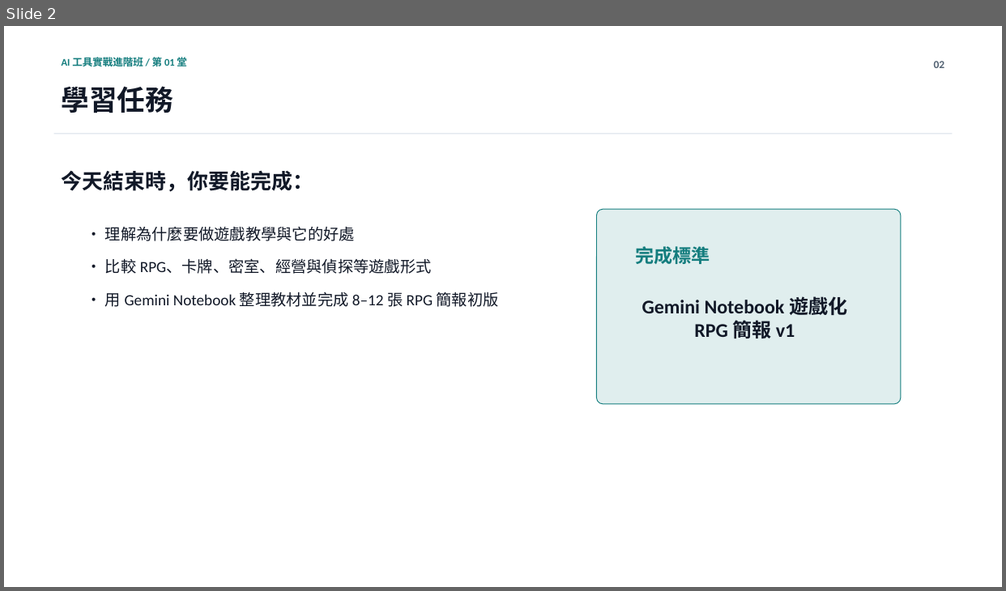
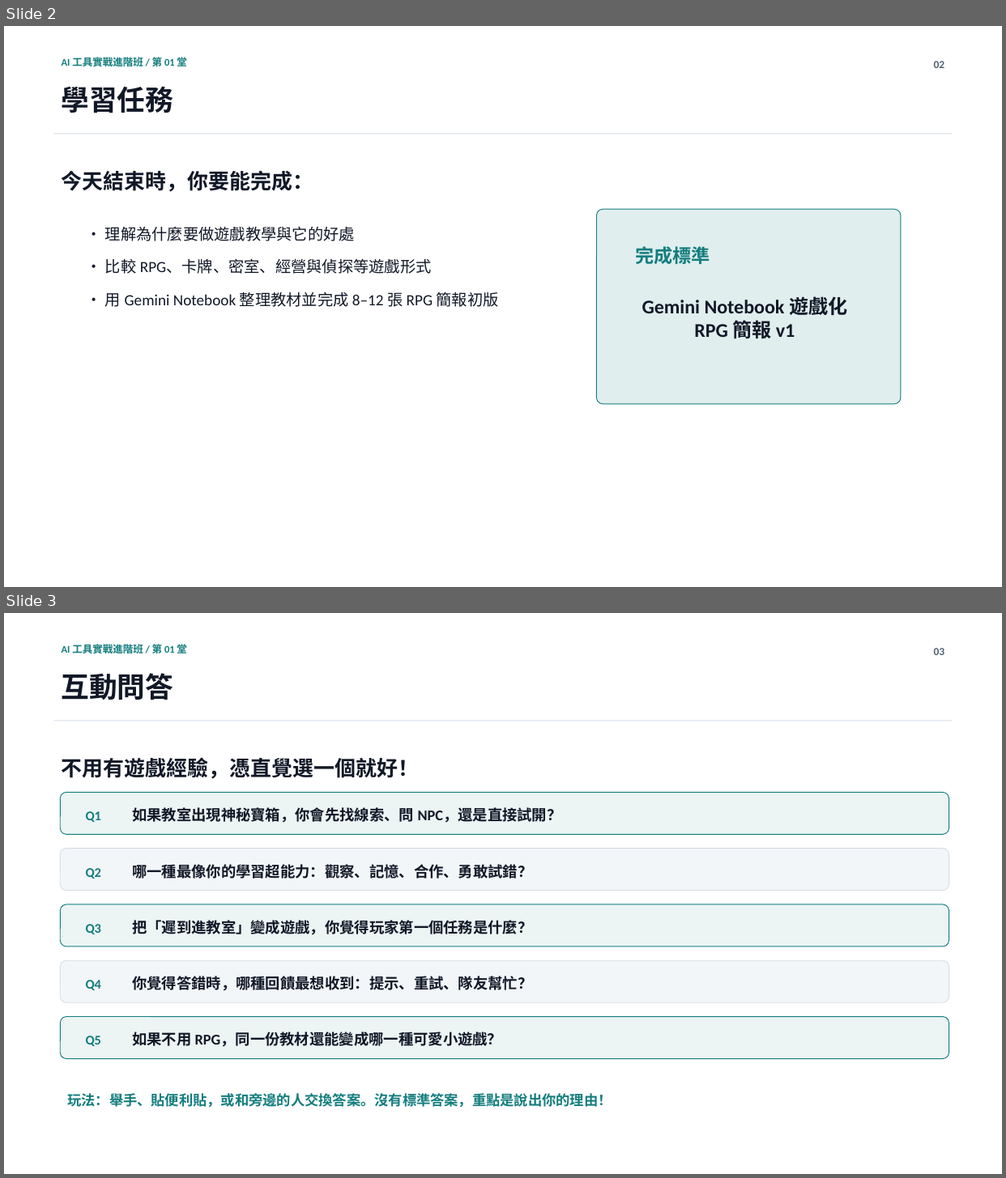
Before and after one commit to Calumai/calumai.com, a slide deck: class/ppt/lesson-01.pptx. Shown one above the other, each under a label of ours: slide 2 before the commit, slides 2 and 3 after it. The pictures are 1006x591 and 1006x1178 pixels, drawn with LibreOffice and Linux fonts; fonts in the diff are those of the drawing. Boxes give left, top, right and bottom in pixels: in the first picture for what was removed or moved away, otherwise in the second. Text is boxed around its words. In the diff, an @@ line names an element or a change of style, - is before the commit and + after.

```diff
--- a/class/ppt/lesson-01.pptx
+++ b/class/ppt/lesson-01.pptx
@@ slide 3 added at bbox=[4, 613, 1002, 1174], background #FFFFFF @@
@@ text added at bbox=[62, 642, 187, 656], 9.8 pt, text #147D7E, bold @@
+AI 工具實戰進階班 / 第 01 堂
@@ text added at bbox=[934, 648, 945, 655], 10.5 pt, text #536273, bold @@
+03
@@ text added at bbox=[62, 673, 174, 700], 27 pt, text #111827, bold @@
+互動問答
@@ line added from (54, 721) to (953, 721), #D7DEE7 0.75 pt @@
@@ text added at bbox=[62, 757, 420, 779], 20.2 pt, text #111827, bold @@
+不用有遊戲經驗，憑直覺選一個就好！
@@ rounded rectangle added at bbox=[60, 793, 949, 835], fill #147D7E at 8% opacity, outline #147D7E 0.75 pt @@
@@ text added at bbox=[86, 811, 102, 822], 12.8 pt, text #147D7E, bold @@
+Q1
@@ text added at bbox=[132, 807, 562, 823], 14.2 pt, text #111827, bold @@
+如果教室出現神秘寶箱，你會先找線索、問 NPC，還是直接試開？
@@ rounded rectangle added at bbox=[60, 849, 949, 891], fill #F3F6F8, outline #D7DEE7 0.75 pt @@
@@ text added at bbox=[86, 868, 102, 879], 12.8 pt, text #147D7E, bold @@
+Q2
@@ text added at bbox=[132, 864, 532, 879], 14.2 pt, text #111827, bold @@
+哪一種最像你的學習超能力：觀察、記憶、合作、勇敢試錯？
@@ rounded rectangle added at bbox=[60, 905, 949, 947], fill #147D7E at 8% opacity, outline #147D7E 0.75 pt @@
@@ text added at bbox=[86, 924, 102, 935], 12.8 pt, text #147D7E, bold @@
+Q3
@@ text added at bbox=[132, 920, 532, 935], 14.2 pt, text #111827, bold @@
+把「遲到進教室」變成遊戲，你覺得玩家第一個任務是什麼？
@@ rounded rectangle added at bbox=[60, 961, 949, 1003], fill #F3F6F8, outline #D7DEE7 0.75 pt @@
@@ text added at bbox=[132, 976, 532, 991], 14.2 pt, text #111827, bold @@
+你覺得答錯時，哪種回饋最想收到：提示、重試、隊友幫忙？
@@ text added at bbox=[86, 980, 102, 990], 12.8 pt, text #147D7E, bold @@
+Q4
@@ rounded rectangle added at bbox=[60, 1017, 949, 1059], fill #147D7E at 8% opacity, outline #147D7E 0.75 pt @@
@@ text added at bbox=[86, 1036, 102, 1046], 12.8 pt, text #147D7E, bold @@
+Q5
@@ text added at bbox=[132, 1032, 503, 1046], 14.2 pt, text #111827, bold @@
+如果不用 RPG，同一份教材還能變成哪一種可愛小遊戲？
@@ text added at bbox=[67, 1093, 612, 1108], 13.5 pt, text #147D7E, bold @@
+玩法：舉手、貼便利貼，或和旁邊的人交換答案。沒有標準答案，重點是說出你的理由！
```
Also in this commit, not shown: 6 slides changed, 7 other files.
